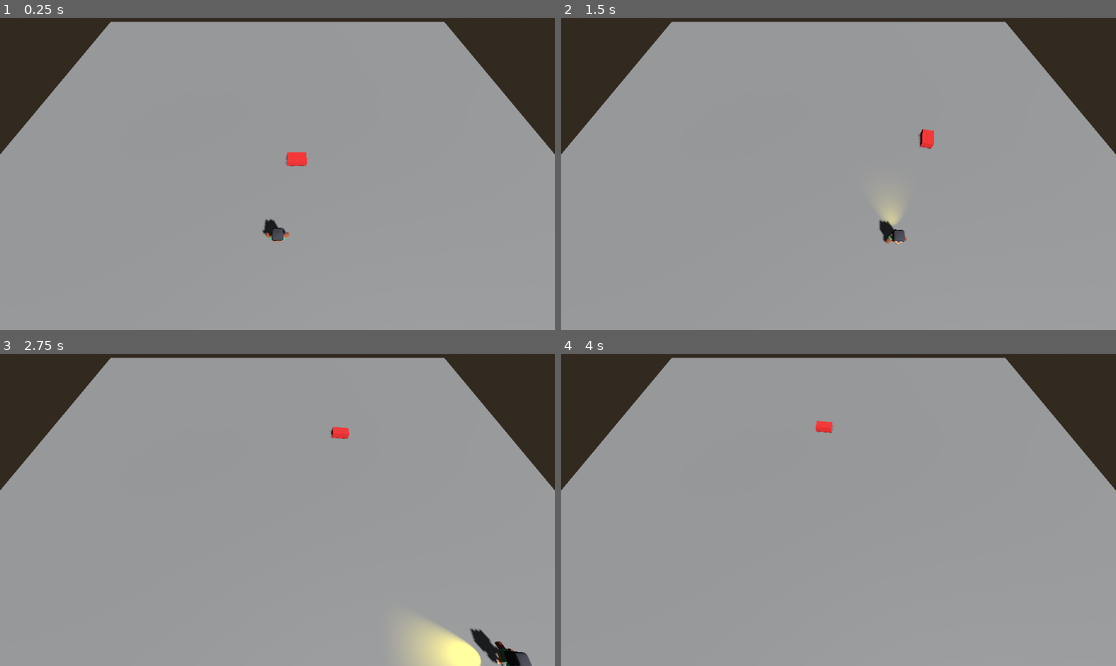
Above: before the commit, frames 1-4 (two rows, left to right).
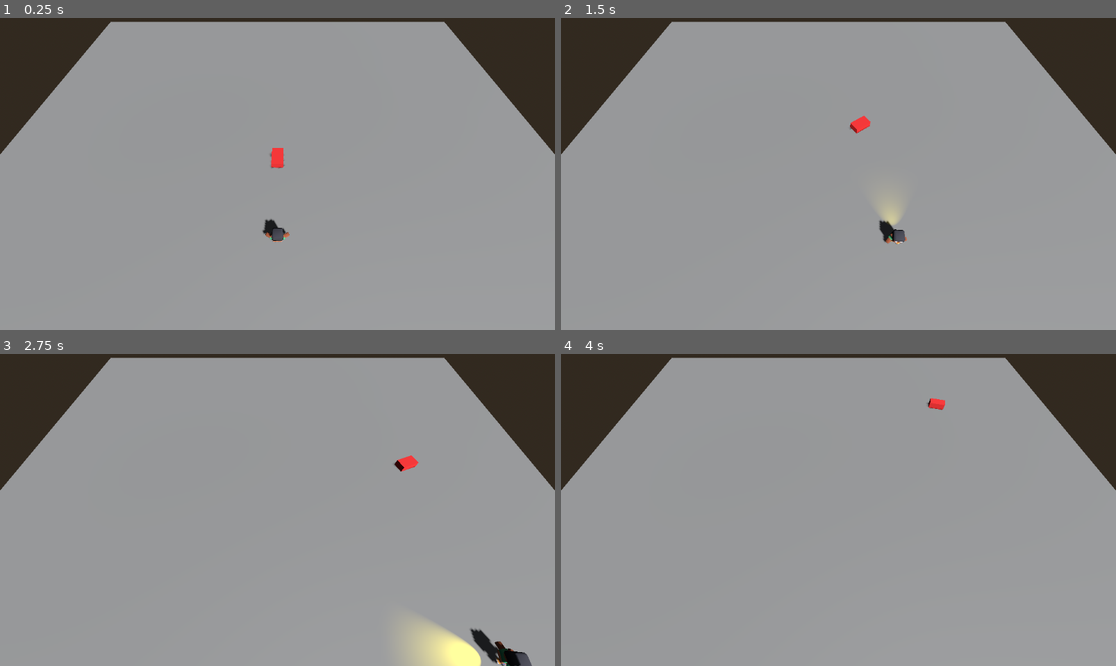
Above: after the commit, the same moments.

Repository: SamuelAlzateEducate/CustomVeloz
Game: Godot game, scene res://main.tscn
The game is run twice, just before and just after one commit, with the same random seed, the same clock (stepped at 60 frames per second) and the same inputs.
Inputs:
- Up to frame 1 (0.25 s): no input
- Up to frame 2 (1.5 s): hold D (move_right) 0.53-1.28 s; hold Shift (correr) 0.53-1.28 s; hold S (move_down) from 1.28 s (still down); tap T at 1.35 s
- Up to frame 3 (2.75 s): release S (move_down) at 2.03 s; hold D (move_right) from 2.03 s (still down); hold Shift (correr) from 2.03 s (still down)
- Up to frame 4 (4 s): release D (move_right) at 2.78 s; release Shift (correr) at 2.78 s; hold W (move_up) 2.78-3.53 s; tap T at 2.85 s; hold A (move_left) from 3.53 s (still down); hold Shift (correr) from 3.53 s (still down)

The runs differ from the first frame. In frame 1, 0.3% of the frame differs, in the area x 48-56%, y 41-49%; in frame 2, 0.3%; in frame 3, 0.3%; in frame 4, 0.2%.

Commit message:
T9 N2 - Tarea A - volante y aceleracion

Diff:
--- a/rival.gd
+++ b/rival.gd
@@ -1,31 +1,43 @@
 extends CharacterBody3D
 
-@export var rapidez = 8.0
-@export var distancia_llegada = 3.0
-
-# Posiciones absolutas: la ruta es del mundo, no de este NPC.
+@export var velocidad_maxima = 12.0
+@export var aceleracion = 5.0
+@export var velocidad_giro = 2.0
+@export var distancia_llegada = 5.0
 @export var ruta: Array[Vector3] = [
-	Vector3(12, 0, 0), Vector3(12, 0, -12),
-	Vector3(-12, 0, -12), Vector3(-12, 0, 0)
+	Vector3(10, 0, 0), Vector3(10, 0, -12), Vector3(-10, 0, -12),
+	Vector3(-10, 0, 0)
 ]
 
+var velocidad_actual = 0.0
 var indice = 0
 var vueltas = 0
 
 func _physics_process(delta):
-	velocity += get_gravity() * delta
 	var destino = ruta[indice]
-	var hacia = destino - global_position
-	hacia.y = 0.0
-	if hacia.length() < distancia_llegada:
+	if plana(global_position, destino) < distancia_llegada:
 		indice = (indice + 1) % ruta.size()
 		print(name, " va al punto ", indice, " cuadro ", Engine.get_physics_frames())
 		if indice == 0:
 			vueltas += 1
 			print(name, " vuelta ", vueltas)
-	var dir = hacia.normalized()
-	velocity.x = dir.x * rapidez
-	velocity.z = dir.z * rapidez
-	if dir.length_squared() > 0.001:
-		basis = Basis.looking_at(dir)
+		destino = ruta[indice]
+
+	# La flecha, vista DESDE el carro: x positivo = está a su derecha.
+	var hacia = destino - global_position
+	hacia.y = 0.0
+	var local = transform.basis.inverse() * hacia
+	var volante = clampf(-local.x, -1.0, 1.0)
+
+	# De aquí abajo, igual que el kart del jugador.
+	velocidad_actual = move_toward(velocidad_actual, velocidad_maxima, aceleracion * delta)
+	var proporcion = velocidad_actual / velocidad_maxima if velocidad_maxima > 0.0 else 0.0
+	rotate_y(volante * velocidad_giro * proporcion * delta)
+	velocity += get_gravity() * delta
+	var adelante = -transform.basis.z * velocidad_actual
+	velocity.x = adelante.x
+	velocity.z = adelante.z
 	move_and_slide()
+
+func plana(a, b):
+	return Vector2(a.x - b.x, a.z - b.z).length()
